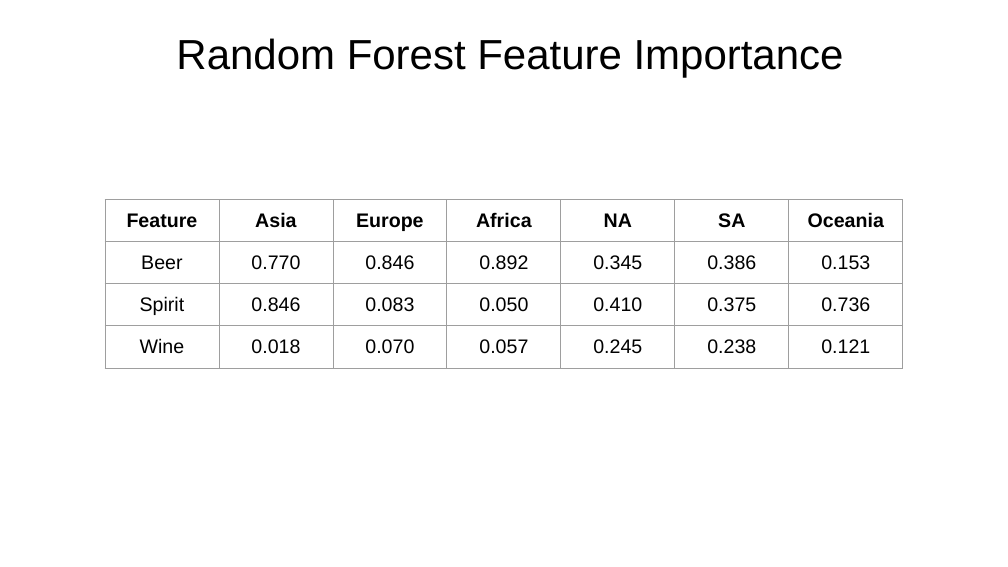
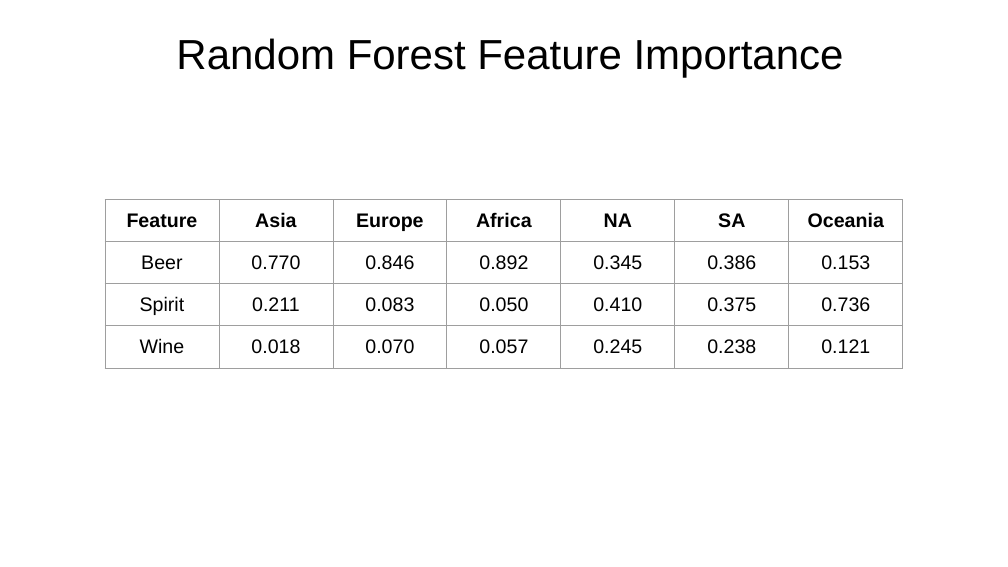
Before and after one commit to georgetown-analytics/XBUS-507-01.Applied_Data_Science, a slide deck: slide 6 of ADS-Fall2018/ADS Workshop Baseball Group.pptx (slide 7 before the commit). Drawn at 1008x567 pixels with LibreOffice and Linux fonts; fonts in the diff are those of the drawing. Boxes give left, top, right and bottom in pixels: in the first picture for what was removed or moved away, otherwise in the second. Text is boxed around its words. In the diff, an @@ line names an element or a change of style, - is before the commit and + after.

```diff
--- a/ADS-Fall2018/ADS Workshop Baseball Group.pptx
+++ b/ADS-Fall2018/ADS Workshop Baseball Group.pptx
@@ table at <box>105,200,902,530</box> @@
-row 3, column 2: 0.846
+row 3, column 2: 0.211
```
